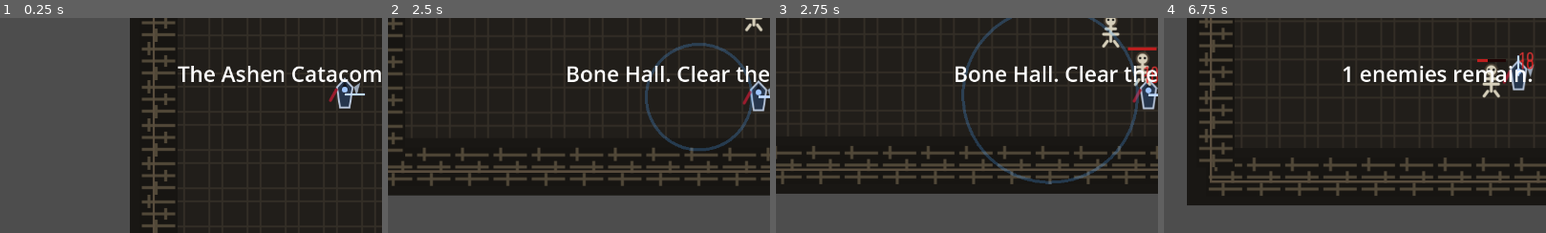
Above: before the commit, frames 1-4 (left to right).
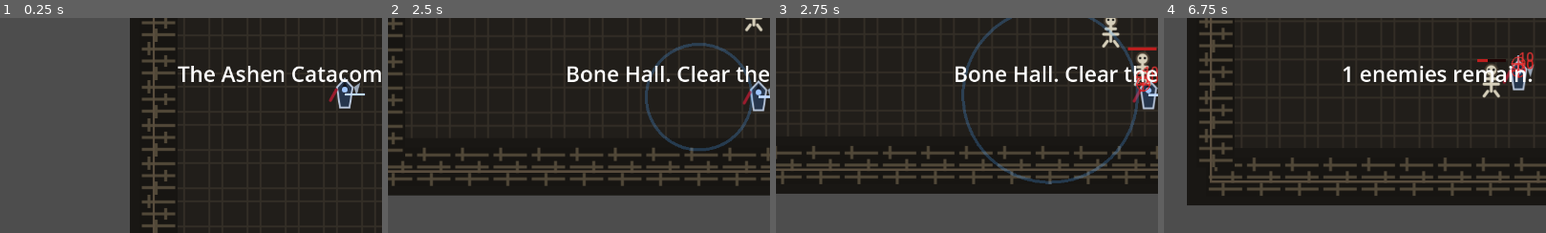
Above: after the commit, the same moments.

Repository: dshills/EldersCourage
Game: Godot game, scene res://scenes/dungeons/AshenCatacombsRun.tscn
The game is run twice, just before and just after one commit, with the same random seed, the same clock (stepped at 60 frames per second) and the same inputs.
Inputs (mouse positions are % of the whole screen's width and height, from its top left):
- Up to frame 1 (0.25 s): no input
- Up to frame 2 (2.5 s): tap N (advance_room) at 0.5, 0.6 s; move the mouse to (72, 45) at 0.52 s; hold D (move_right) 0.53-1.28 s; click (72, 45) at 0.67 s; move the mouse to (30, 55) at 1.27 s; hold S (move_down) 1.28-2.03 s; click (30, 55) at 1.35 s; move the mouse to (60, 28) at 2.02 s; hold D (move_right) from 2.03 s (still down); tap R (bell_of_the_dead) at 2.1 s
- Up to frame 3 (2.75 s): keep holding D (move_right)
- Up to frame 4 (6.75 s): move the mouse to (45, 70) at 2.77 s; release D (move_right) at 2.78 s; hold W (move_up) 2.78-3.53 s; tap one key every 0.75 s from 2.85 s: Q (blood_cleave) 1 (equip_1) 2 (equip_2) 3 (equip_3) 4 (equip_4) E (grave_step); click (45, 70) at 2.92 s; move the mouse to (80, 65) at 3.52 s; hold A (move_left) 3.53-5.03 s; move the mouse to (20, 35) at 4.27 s; move the mouse to (55, 50) at 5.02 s; hold S (move_down) 5.03-5.78 s; click (55, 50) at 5.17 s; move the mouse to (35, 25) at 5.77 s; hold D (move_right) 5.78-6.53 s; move the mouse to (72, 45) at 6.52 s; hold W (move_up) from 6.53 s (still down)
The pictures show only the part of the screen within x 5-55%, y 32-82%; the shares and areas given below are measured in that part.

Frames 1-2 are identical in both runs. In frame 3, 0.2% of the frame differs, in the area x 94-98%, y 24-35%; in frame 4, 0.2%, in the area x 90-95%, y 17-28%.

Commit message:
Wire phase combat feedback VFX

Diff:
--- a/game/scenes/vfx/AttunementPulse.tscn
+++ b/game/scenes/vfx/AttunementPulse.tscn
@@ -1,3 +1,6 @@
-[gd_scene format=3 uid="uid://attunement_pulse"]
+[gd_scene load_steps=2 format=3 uid="uid://attunement_pulse"]
+
+[ext_resource type="Script" path="res://scripts/attunement_pulse.gd" id="1"]
 
 [node name="AttunementPulse" type="Node2D"]
+script = ExtResource("1")
--- a/game/scenes/vfx/HitSpark.tscn
+++ b/game/scenes/vfx/HitSpark.tscn
@@ -1,3 +1,6 @@
-[gd_scene format=3 uid="uid://hit_spark"]
+[gd_scene load_steps=2 format=3 uid="uid://hit_spark"]
+
+[ext_resource type="Script" path="res://scripts/hit_spark.gd" id="1"]
 
 [node name="HitSpark" type="Node2D"]
+script = ExtResource("1")
--- /dev/null
+++ b/game/scripts/attunement_pulse.gd
@@ -0,0 +1,16 @@
+extends Node2D
+
+var lifetime := 0.8
+
+func _process(delta: float) -> void:
+	lifetime -= delta
+	if lifetime <= 0.0:
+		queue_free()
+	queue_redraw()
+
+func _draw() -> void:
+	var progress := 1.0 - clampf(lifetime / 0.8, 0.0, 1.0)
+	var radius := lerpf(18.0, 76.0, progress)
+	var alpha := 1.0 - progress
+	draw_arc(Vector2.ZERO, radius, 0.0, TAU, 48, Color(0.75, 0.55, 1.0, alpha), 5.0)
+	draw_arc(Vector2.ZERO, radius * 0.62, 0.0, TAU, 36, Color(1.0, 0.80, 0.35, alpha * 0.8), 3.0)
--- a/game/scripts/combat_arena.gd
+++ b/game/scripts/combat_arena.gd
@@ -13,6 +13,8 @@
 const BurningGroundScene := preload("res://scripts/burning_ground.gd")
 const ExitPortalScene := preload("res://scripts/exit_portal.gd")
 const BossBellRingerScene := preload("res://scripts/boss_bell_ringer.gd")
+const HitSparkScene := preload("res://scenes/vfx/HitSpark.tscn")
+const AttunementPulseScene := preload("res://scenes/vfx/AttunementPulse.tscn")
 const EldersTheme := preload("res://assets/ui/theme/elders_theme.tres")
 const FloorTexture := preload("res://assets/tiles/ashen_catacombs_floor.png")
 const WallTexture := preload("res://assets/tiles/ashen_catacombs_wall.png")
@@ -486,6 +488,10 @@
 	number.position = at_position
 	number.modulate = color
 	add_child(number)
+	var spark := HitSparkScene.instantiate()
+	spark.global_position = at_position + Vector2(0, 24)
+	spark.spark_color = color
+	add_child(spark)
 
 func _on_player_died() -> void:
 	_create_death_echo(player.global_position)
@@ -507,6 +513,7 @@
 	var echo_messages: Array[String] = _trigger_item_echoes(enemy_position)
 	if not reveal_messages.is_empty():
 		message.text = reveal_messages[0]
+		_spawn_attunement_pulse()
 	elif not echo_messages.is_empty():
 		message.text = echo_messages[0]
 	if _alive_enemy_count() == 0:
@@ -828,12 +835,20 @@
 	message.text = "Death Echo reclaimed. Attunement surges."
 	if not messages.is_empty():
 		message.text = messages[0]
+		_spawn_attunement_pulse()
 	_save_game()
 
 func _clear_haunted_modifiers() -> void:
 	for arena_enemy in enemies:
 		if is_instance_valid(arena_enemy) and arena_enemy.has_method("clear_haunted_modifier"):
 			arena_enemy.clear_haunted_modifier()
+
+func _spawn_attunement_pulse() -> void:
+	if not is_instance_valid(player):
+		return
+	var pulse := AttunementPulseScene.instantiate()
+	pulse.global_position = player.global_position
+	add_child(pulse)
 
 func _update_inventory_panel() -> void:
 	inventory_panel.visible = inventory_visible
--- /dev/null
+++ b/game/scripts/hit_spark.gd
@@ -0,0 +1,17 @@
+extends Node2D
+
+var lifetime := 0.22
+var spark_color := Color(1.0, 0.85, 0.35)
+
+func _process(delta: float) -> void:
+	lifetime -= delta
+	if lifetime <= 0.0:
+		queue_free()
+	queue_redraw()
+
+func _draw() -> void:
+	var alpha := clampf(lifetime / 0.22, 0.0, 1.0)
+	var color := Color(spark_color.r, spark_color.g, spark_color.b, alpha)
+	draw_line(Vector2(-12, 0), Vector2(12, 0), color, 3.0)
+	draw_line(Vector2(0, -12), Vector2(0, 12), color, 3.0)
+	draw_arc(Vector2.ZERO, 14.0 * alpha, 0.0, TAU, 18, color, 2.0)
Not shown, added: game/scripts/attunement_pulse.gd.uid
Not shown, added: game/scripts/hit_spark.gd.uid
